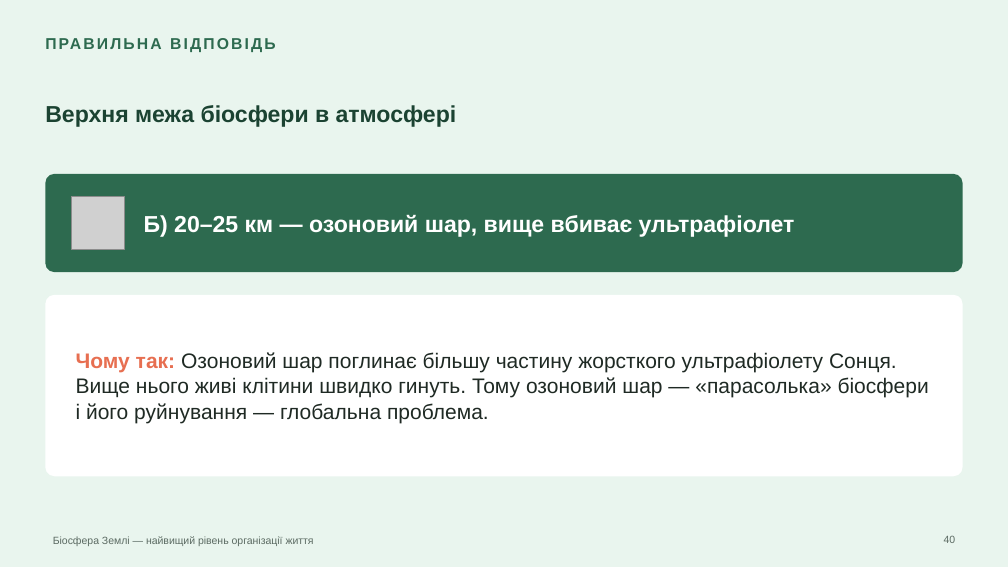
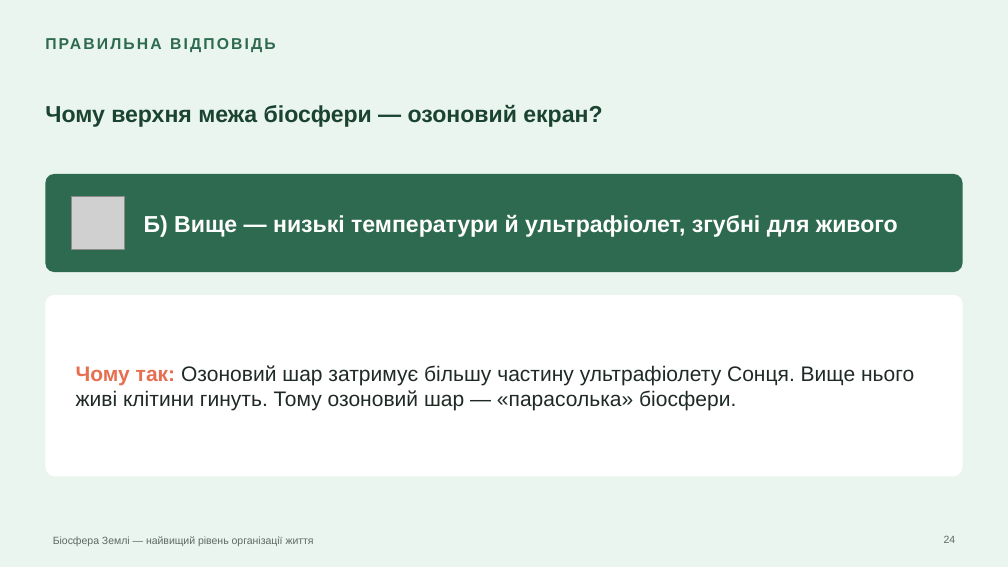
Before and after one commit to batalovatetyana-boop/-1, a slide deck: slide 24 of presentations/00_Біосфера_Землі.pptx (slide 40 before the commit). Drawn at 1008x567 pixels with LibreOffice and Linux fonts; fonts in the diff are those of the drawing; grey boxes stand for pictures. Boxes give left, top, right and bottom in pixels: in the first picture for what was removed or moved away, otherwise in the second. Text is boxed around its words. In the diff, an @@ line names an element or a change of style, - is before the commit and + after.

```diff
--- a/presentations/00_Біосфера_Землі.pptx
+++ b/presentations/00_Біосфера_Землі.pptx
@@ text at [45, 105, 602, 127]: text changed @@
-Верхня межа біосфери в атмосфері
+Чому верхня межа біосфери — озоновий екран?
@@ text at [144, 215, 898, 237]: text changed @@
-Б) 20–25 км — озоновий шар, вище вбиває ультрафіолет
+Б) Вище — низькі температури й ультрафіолет, згубні для живого
@@ text at [76, 365, 914, 411]: text changed @@
-Чому так: Озоновий шар поглинає більшу частину жорсткого ультрафіолету Сонця. Вище нього живі клітини швидко гинуть. Тому озоновий шар — «парасолька» біосфери і його руйнування — глобальна проблема.
+Чому так: Озоновий шар затримує більшу частину ультрафіолету Сонця. Вище нього живі клітини гинуть. Тому озоновий шар — «парасолька» біосфери.
@@ page number at [944, 535, 956, 543]: text changed @@
-40
+24
```
Also in this commit, not shown: 13 other slides changed, 14 slides added, 30 slides removed, 2 other files.
